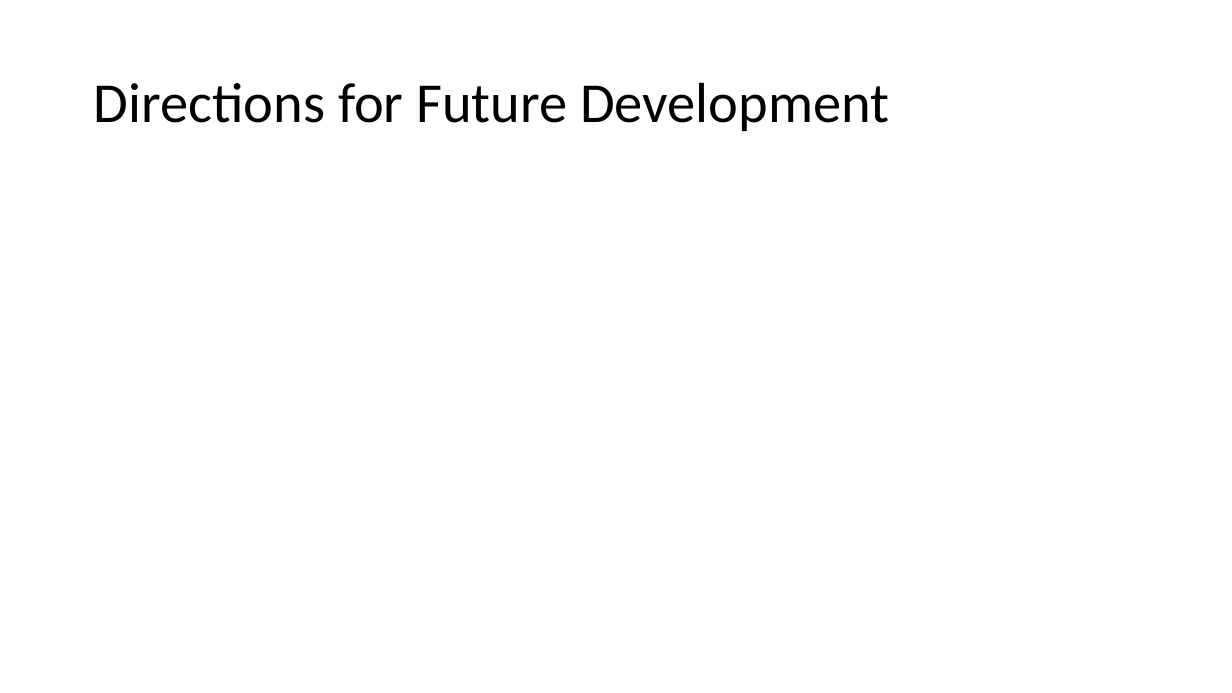
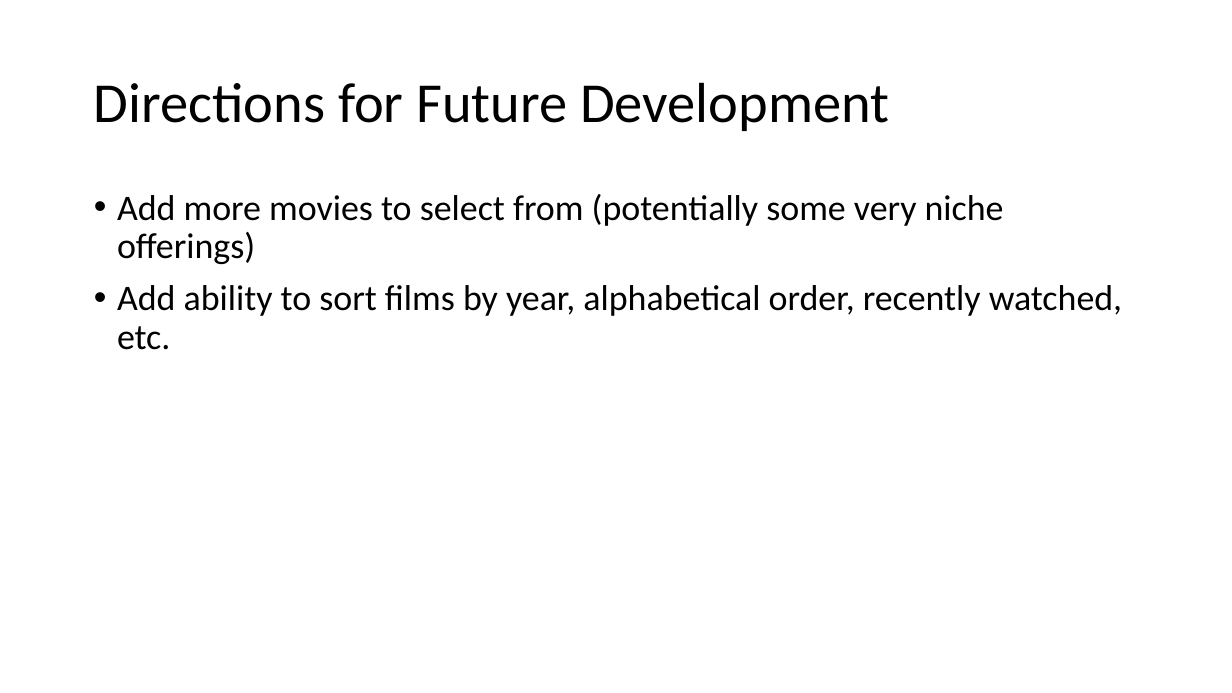
Before and after one commit to jsun994/movie-shop-mern, a slide deck: slide 6 of assets/Vintage-Movie-Shop.pptx. Drawn at 1232x693 pixels with LibreOffice and Linux fonts; fonts in the diff are those of the drawing. Boxes give left, top, right and bottom in pixels: in the first picture for what was removed or moved away, otherwise in the second. Text is boxed around its words. In the diff, an @@ line names an element or a change of style, - is before the commit and + after.

```diff
--- a/assets/Vintage-Movie-Shop.pptx
+++ b/assets/Vintage-Movie-Shop.pptx
@@ text added at (x1=117, y1=194, x2=1122, y2=350), 28 pt, text #000000 @@
+• Add more movies to select from (potentially some very niche offerings)
+• Add ability to sort films by year, alphabetical order, recently watched, etc.
```
Also in this commit, not shown: 2 other slides changed, 1 slide added, 1 slide removed.
